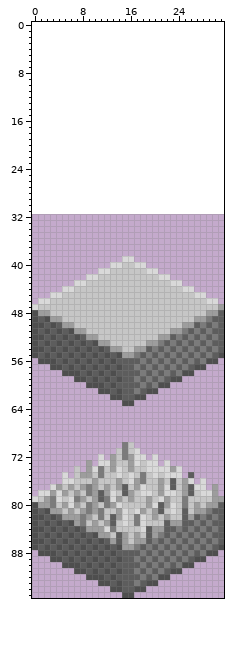
Sprite sheet: media/tile/T32_Details.png. Above: the version before the commit.
The file is 32x64 pixels. Colours within 5 levels of each other are drawn and written as one. The old version is drawn lined up with the new one, on the new canvas.
After:
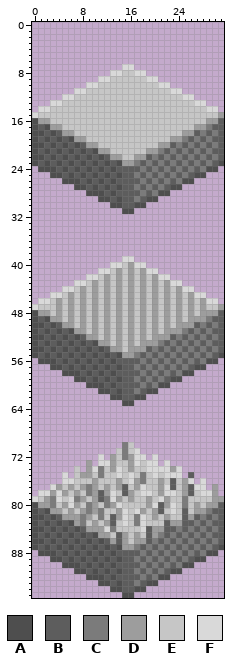
Palette (. is transparent): A #4e4e4e  B #5d5d5d  C #7b7b7b  D #9d9d9d  E #c6c6c6  F #d9d9d9
From old to new:
canvas 32x64 -> 32x96, the old top-left corner now at 0,32
y 7: x 15..16 .. -> FF
y 8: x 13..18 ...... -> FFEEFF
y 9: x 11..20 .......... -> FFEEEEEEFF
y 10: x 9..22 .............. -> FFEEEEEEEEEEFF
y 11: x 7..24 .................. -> FFEEEEEEEEEEEEEEFF
y 12: x 5..26 ...................... -> FFEEEEEEEEEEEEEEEEEEFF
y 13: x 3..28 .......................... -> FFEEEEEEEEEEEEEEEEEEEEEEFF
y 14: x 1..30 .............................. -> FFEEEEEEEEEEEEEEEEEEEEEEEEEEFF
y 15: x 0..31 ................................ -> FEEEEEEEEEEEEEEEEEEEEEEEEEEEEEED
y 16: x 0..31 ................................ -> ADDEEEEEEEEEEEEEEEEEEEEEEEEEEDDB
y 17: x 0..31 ................................ -> ABADDEEEEEEEEEEEEEEEEEEEEEEDDCBB
y 18: x 0..31 ................................ -> AABABDDEEEEEEEEEEEEEEEEEEDDBCBCB
y 19: x 0..31 ................................ -> ABABABADDEEEEEEEEEEEEEEDDCBCBCBB
y 20: x 0..31 ................................ -> AABABABABDDEEEEEEEEEEDDBCBCBCBCB
y 21: x 0..31 ................................ -> ABABABABABADDEEEEEEDDCBCBCBCBCBB
y 22: x 0..31 ................................ -> AABABABABABABDDEEDDBCBCBCBCBCBCB
y 23: x 0..31 ................................ -> ABABABABABABABADDCBCBCBCBCBCBCBA
y 24: x 1..30 .............................. -> AAABABABABABABBBBCBCBCBCBCBCAA
y 25: x 3..28 .......................... -> AABABABABABABBCBCBCBCBCBAA
y 26: x 5..26 ...................... -> AAABABABABBBBCBCBCBCAA
y 27: x 7..24 .................. -> AABABABABBCBCBCBAA
y 28: x 9..22 .............. -> AAABABBBBCBCAA
y 29: x 11..20 .......... -> AABABBCBAA
y 30: x 13..18 ...... -> AABBAA
y 31: x 15..16 .. -> AA
y 40: x 16 E -> D
y 41: x 14 E -> D; x 16 E -> D; x 18 E -> D
y 42: x 12 E -> D; x 14 E -> D; x 16 E -> D; x 18 E -> D; x 20 E -> D
y 43: x 10 E -> D; x 12 E -> D; x 14 E -> D; x 16 E -> D; x 18 E -> D; x 20 E -> D; x 22 E -> D
y 44: x 8 E -> D; x 10 E -> D; x 12 E -> D; x 14 E -> D; x 16 E -> D; x 18 E -> D; x 20 E -> D; x 22 E -> D; x 24 E -> D
y 45: x 6 E -> D; x 8 E -> D; x 10 E -> D; x 12 E -> D; x 14 E -> D; x 16 E -> D; x 18 E -> D; x 20 E -> D; x 22 E -> D; x 24 E -> D; x 26 E -> D
y 46..48: x 4 E -> D; x 6 E -> D; x 8 E -> D; x 10 E -> D; x 12 E -> D; x 14 E -> D; x 16 E -> D; x 18 E -> D; x 20 E -> D; x 22 E -> D; x 24 E -> D; x 26 E -> D; x 28 E -> D
y 49: x 6 E -> D; x 8 E -> D; x 10 E -> D; x 12 E -> D; x 14 E -> D; x 16 E -> D; x 18 E -> D; x 20 E -> D; x 22 E -> D; x 24 E -> D; x 26 E -> D
y 50: x 8 E -> D; x 10 E -> D; x 12 E -> D; x 14 E -> D; x 16 E -> D; x 18 E -> D; x 20 E -> D; x 22 E -> D; x 24 E -> D
y 51: x 10 E -> D; x 12 E -> D; x 14 E -> D; x 16 E -> D; x 18 E -> D; x 20 E -> D; x 22 E -> D
y 52: x 12 E -> D; x 14 E -> D; x 16 E -> D; x 18 E -> D; x 20 E -> D
y 53: x 14 E -> D; x 16 E -> D; x 18 E -> D
y 54: x 16 E -> D
Boxes around the changes in both pictures, in picture pixels (x1, y1, x2, y2):
added: (32, 64, 224, 214)
changed: (56, 262, 206, 352)
